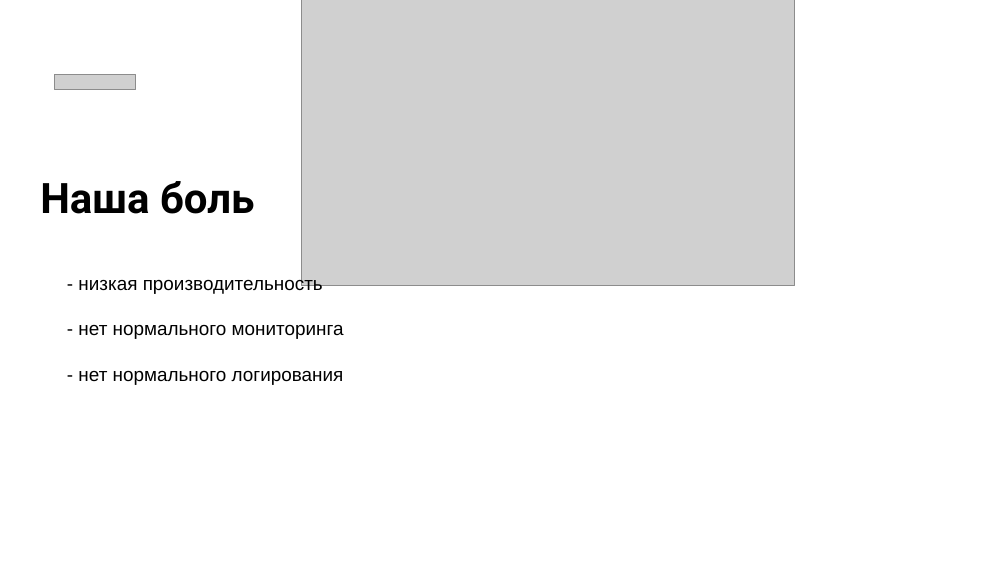
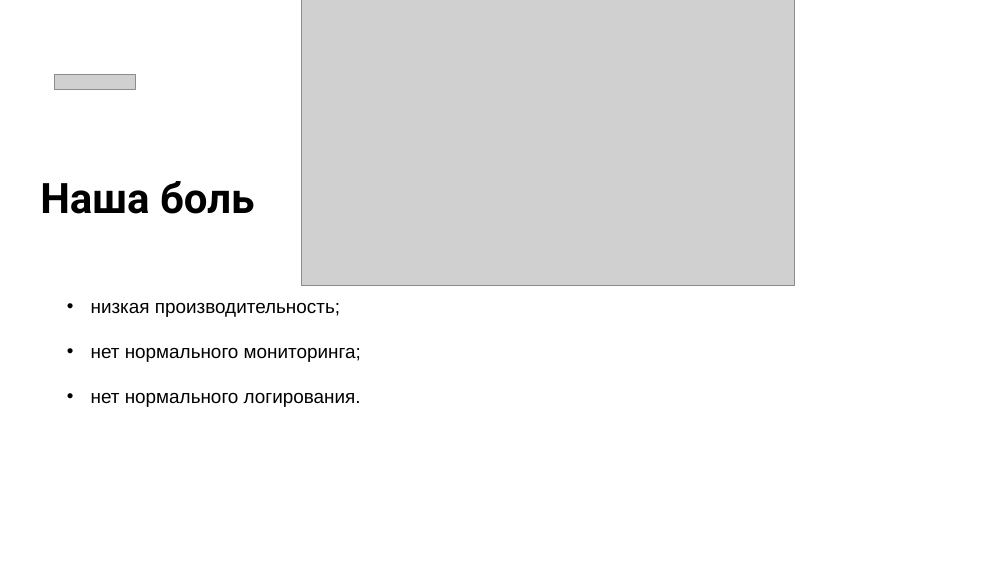
Before and after one commit to Serganbus/devfest, a slide deck: slide 8 of Презентация.pptx. Drawn at 1008x567 pixels with LibreOffice and Linux fonts; fonts in the diff are those of the drawing; grey boxes stand for pictures. Boxes give left, top, right and bottom in pixels: in the first picture for what was removed or moved away, otherwise in the second. Text is boxed around its words. In the diff, an @@ line names an element or a change of style, - is before the commit and + after.

```diff
--- a/Презентация.pptx
+++ b/Презентация.pptx
@@ text at box(91, 303, 361, 407): text changed @@
-- низкая производительность
-- нет нормального мониторинга
-- нет нормального логирования
+• низкая производительность;
+• нет нормального мониторинга;
+• нет нормального логирования.
```
Also in this commit, not shown: 1 other slide changed, 4 slides added, 1 slide removed, 2 other files.
